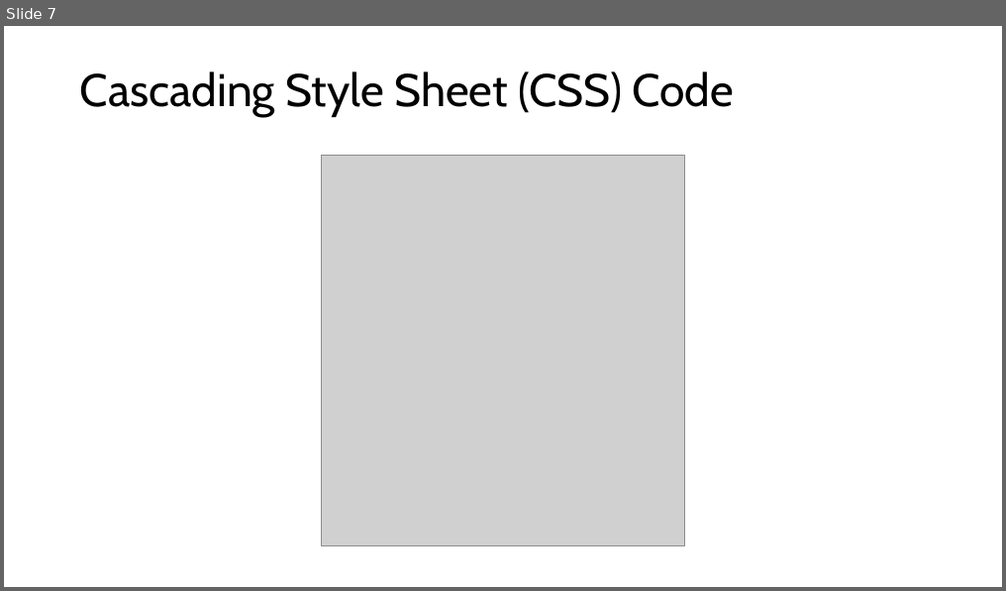
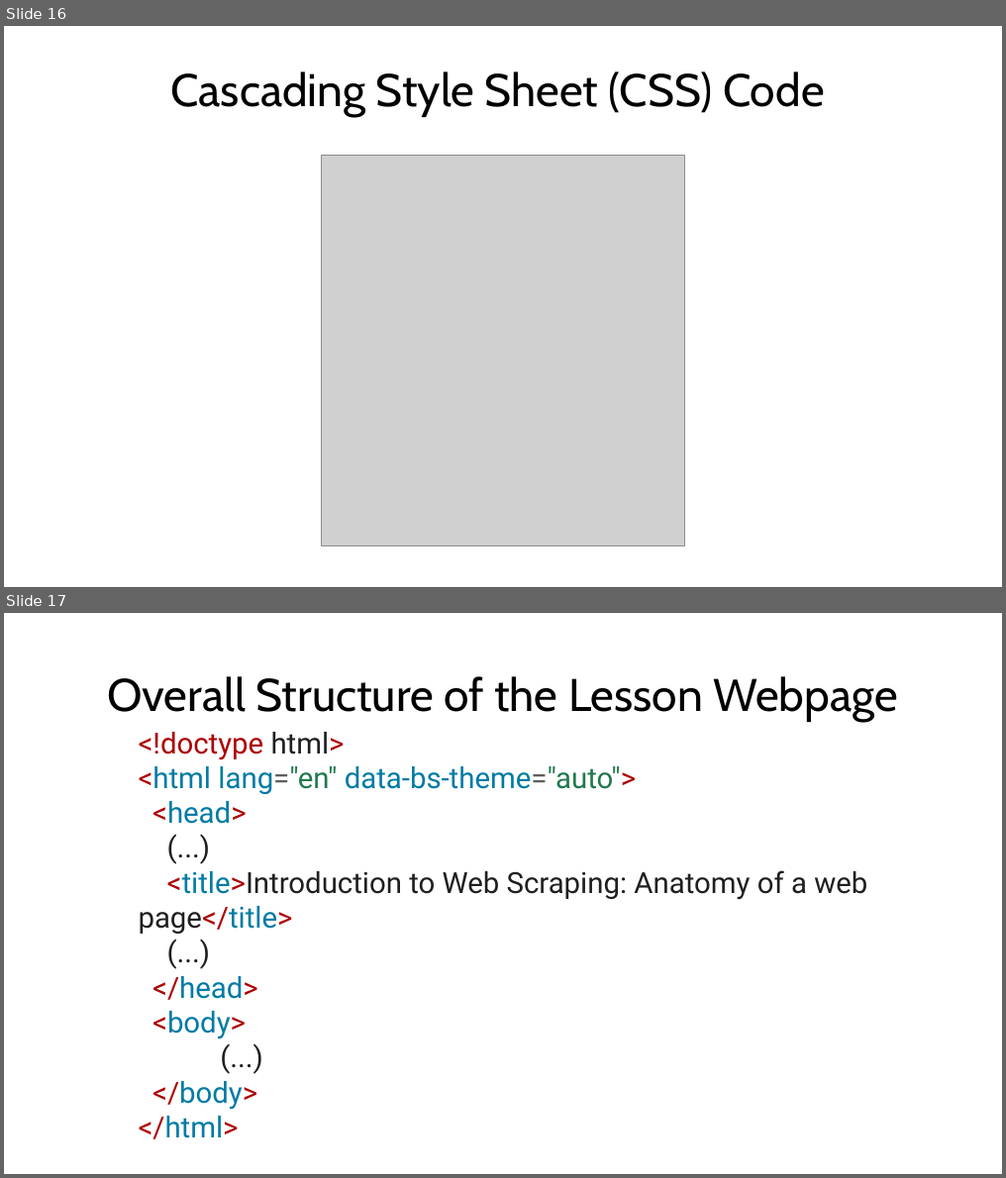
Before and after one commit to bham-carpentries/bham-introduction-to-webscraping, a slide deck: instructors/Introduction to Web Scraping.pptx. Shown one above the other, each under a label of ours: slide 7 before the commit, slides 16 and 17 after it. The pictures are 1006x591 and 1006x1178 pixels, drawn with LibreOffice and Linux fonts; fonts in the diff are those of the drawing; grey boxes stand for pictures. Boxes give left, top, right and bottom in pixels: in the first picture for what was removed or moved away, otherwise in the second. Text is boxed around its words. In the diff, an @@ line names an element or a change of style, - is before the commit and + after.

```diff
--- a/instructors/Introduction to Web Scraping.pptx
+++ b/instructors/Introduction to Web Scraping.pptx
@@ slide 17 added at [4,613,1002,1174], background #FFFFFF @@
@@ title added at [107,676,898,722], 44 pt, text #000000 @@
+Overall Structure of the Lesson Webpage
@@ text added at [139,732,867,1140], 28 pt, text #1F1F1F @@
+<!doctype html>
+<html lang="en" data-bs-theme="auto">
+<head>
+(...)
+<title>Introduction to Web Scraping: Anatomy of a web page</title>
+(...)
+</head>
+<body>
+(...)
+</body>
+</html>
@@ what was slide 7 is now slide 16 @@
@@ slide 16 changed as well @@
@@ title "Cascading Style Sheet (CSS) Code" at [170,72,825,117]: alignment left to centre @@
```
Also in this commit, not shown: 5 other slides changed, 9 other slides added, 2 slides removed, 3 other files.
